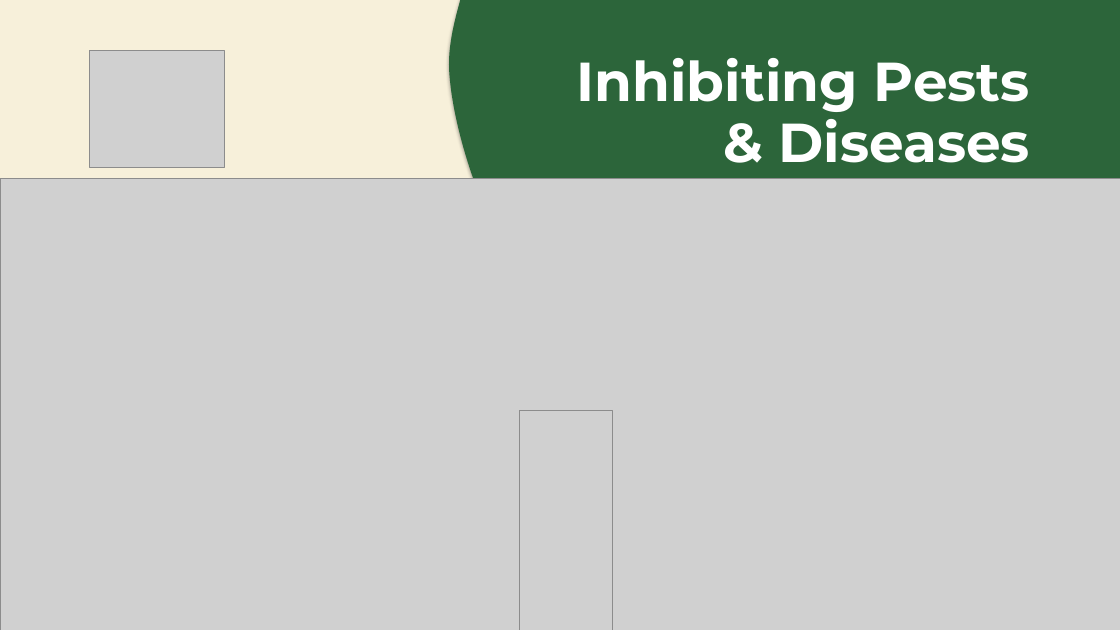
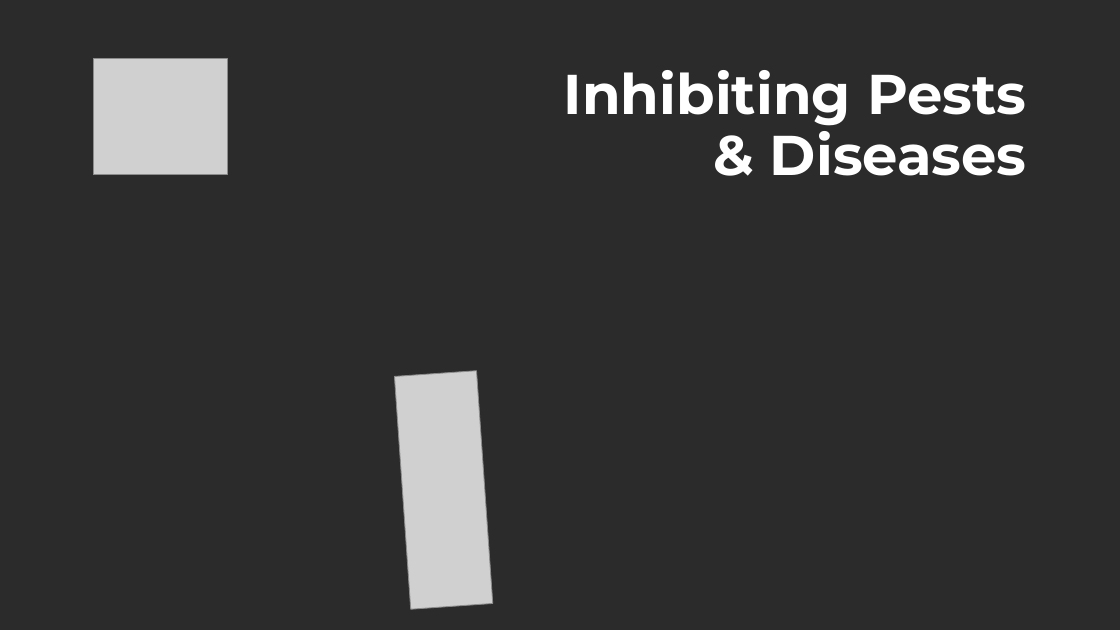
Before and after one commit to linneamoritznyc/final-SFWsite-Linnea, a slide deck: slide 5 of exports/stephanie/how-it-works/how-it-works-thumbnails.pptx. Drawn at 1120x630 pixels with LibreOffice and Linux fonts; fonts in the diff are those of the drawing; grey boxes stand for pictures; background and template pictures are left out; a plain dark background stands for a picture behind light text. Boxes give left, top, right and bottom in pixels: in the first picture for what was removed or moved away, otherwise in the second. Text is boxed around its words. In the diff, an @@ line names an element or a change of style, - is before the commit and + after.

```diff
--- a/exports/stephanie/how-it-works/how-it-works-thumbnails.pptx
+++ b/exports/stephanie/how-it-works/how-it-works-thumbnails.pptx
@@ background #FFFFFF to picture (left out) @@
@@ rectangle removed at (x1=0, y1=0, x2=1120, y2=630) @@
@@ freeform shape removed at (x1=450, y1=0, x2=1120, y2=630) @@
@@ picture moved from (x1=90, y1=50, x2=224, y2=167) to (x1=93, y1=58, x2=228, y2=175) @@
@@ text "Inhibiting Pests" moved from (x1=577, y1=58, x2=1029, y2=163) to (x1=564, y1=70, x2=1027, y2=176) @@
@@ text "Inhibiting Pests" at (x1=564, y1=70, x2=1027, y2=176): size 47 to 48 pt @@
@@ picture removed at (x1=0, y1=178, x2=1120, y2=630) @@
@@ picture added at (x1=394, y1=370, x2=493, y2=609) @@
@@ picture removed at (x1=519, y1=411, x2=613, y2=630) @@
```
Also in this commit, not shown: 5 other slides changed, 26 other files.
